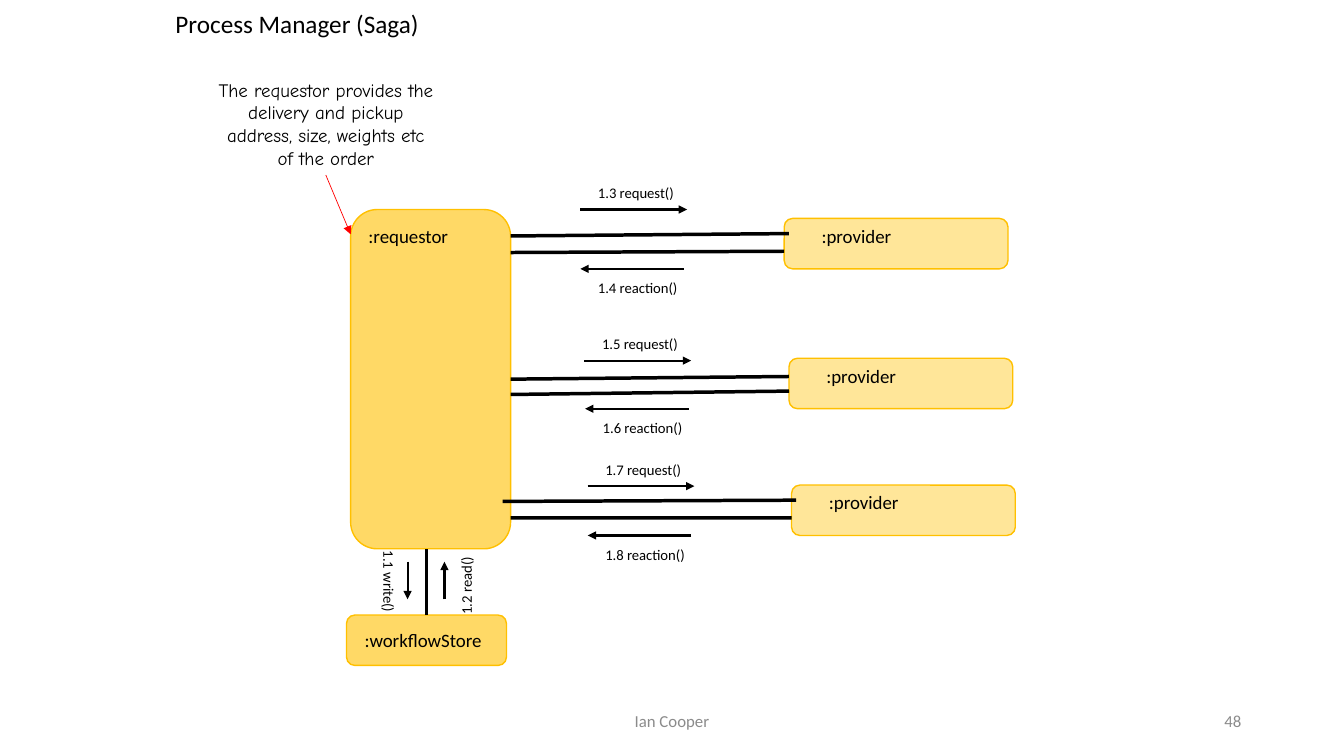
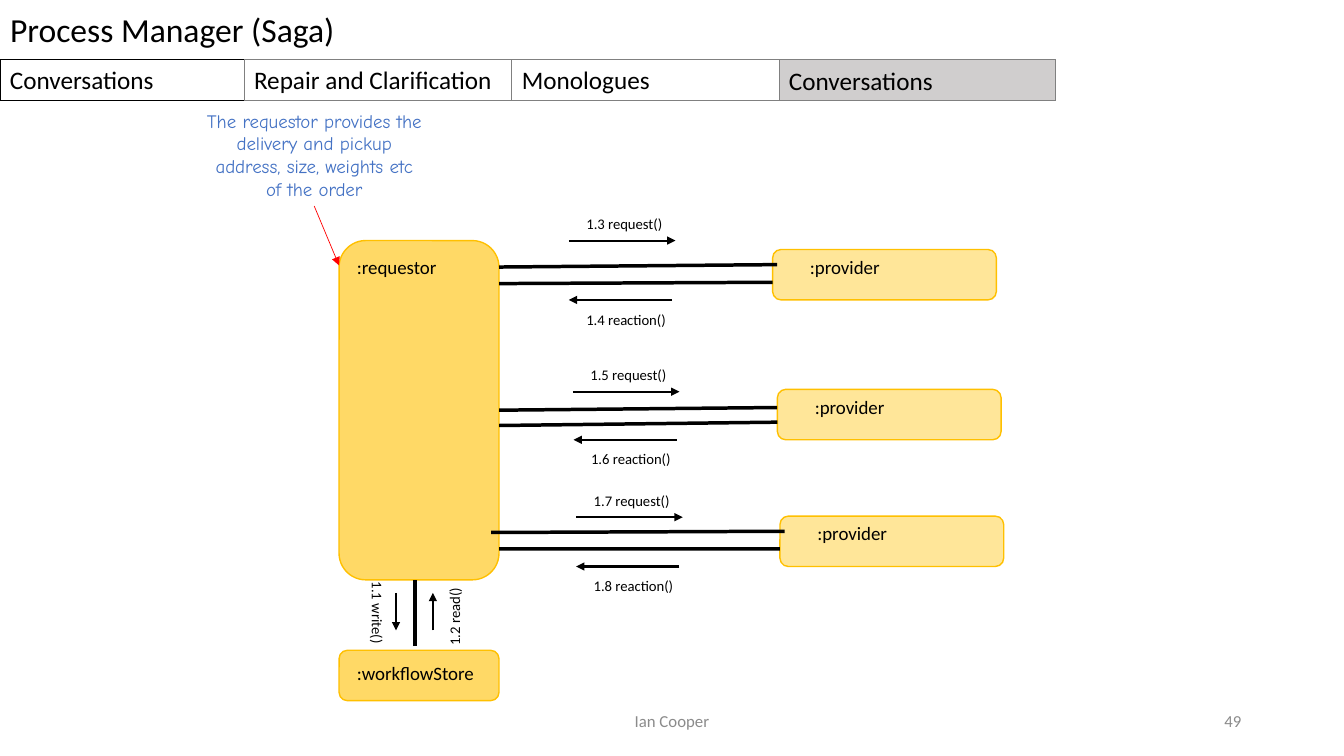
Before and after one commit to iancooper/Presentations, a slide deck: slide 49 of Conversation Patterns.pptx (slide 48 before the commit). Drawn at 1344x756 pixels with LibreOffice and Linux fonts; fonts in the diff are those of the drawing. Boxes give left, top, right and bottom in pixels: in the first picture for what was removed or moved away, otherwise in the second. Text is boxed around its words. In the diff, an @@ line names an element or a change of style, - is before the commit and + after.

```diff
--- a/Conversation Patterns.pptx
+++ b/Conversation Patterns.pptx
@@ text "Process Manager (Saga)": place and size @@
-text "Process Manager (Saga)" at box(175, 14, 418, 38)
+text "Process Manager (Saga)" at box(10, 17, 334, 48)
@@ text "Process Manager (Saga)" at box(10, 17, 334, 48): size 18 to 24 pt @@
@@ rectangle added at box(0, 59, 245, 100), fill #FFFFFF, outline #000000 0.75 pt, 18 pt, text #000000 @@
+Conversations
@@ rectangle added at box(244, 59, 512, 100), fill #FFFFFF, outline #808080 0.75 pt, 18 pt, text #000000 @@
+Repair and Clarification
@@ rectangle added at box(512, 59, 780, 100), fill #FFFFFF, outline #808080 0.75 pt, 18 pt, text #000000 @@
+Monologues
@@ rectangle added at box(779, 60, 1057, 101), fill #D0CECE, outline #808080 0.75 pt, 18 pt, text #000000 @@
+Conversations
@@ text "The requestor provides the delivery ..." at box(207, 115, 422, 196): text colour #000000 to #4472C4 @@
@@ 14 texts, 9 arrows, 7 lines, 4 rounded rectangles: place and size @@
-14 texts, 9 arrows, 7 lines, 4 rounded rectangles at box(219, 84, 1015, 647)
+14 texts, 9 arrows, 7 lines, 4 rounded rectangles at box(207, 115, 1004, 680)
@@ rounded rectangle: place and size @@
-rounded rectangle at box(347, 615, 507, 665)
+rounded rectangle at box(339, 650, 499, 701)
@@ page number at box(1224, 716, 1241, 727): text changed @@
-48
+49
```
Also in this commit, not shown: 50 other slides changed, 1 slide added, 1 other file.
